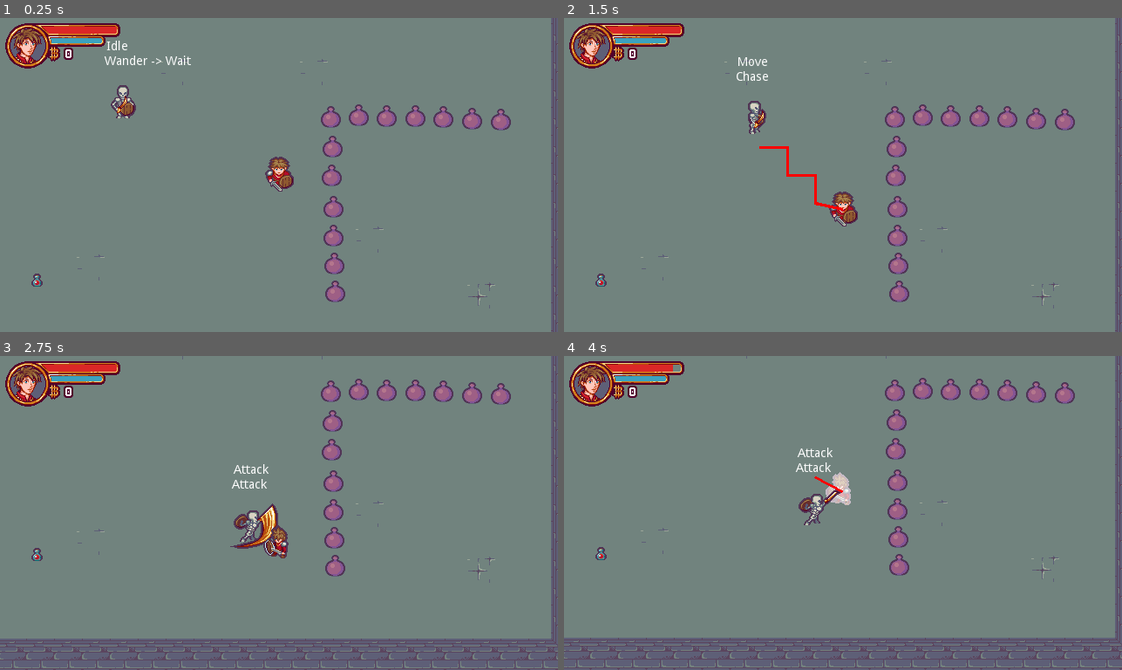
Above: before the commit, frames 1-4 (two rows, left to right).
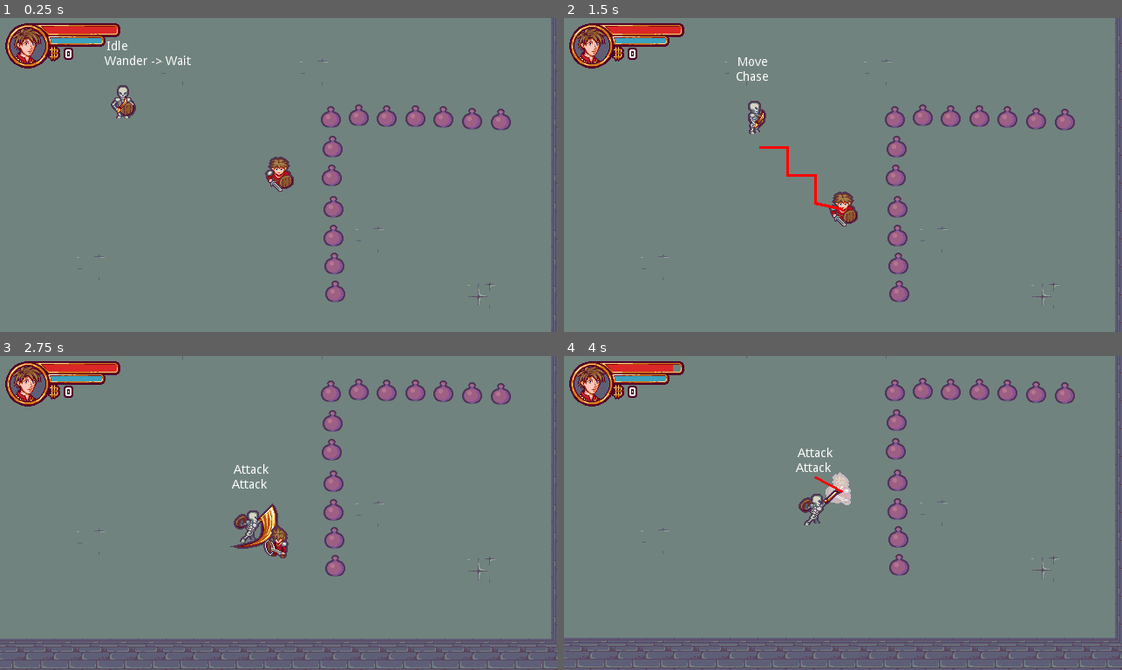
Above: after the commit, the same moments.

Repository: EvilYep/godot-rogue-like-tutorial
Game: Godot game, scene res://Scenes/Levels/Level.tscn
Two runs of this game, one before a commit and one after it. Both use one fixed random seed, a clock stepped at 60 frames per second and the inputs below.
Inputs:
- Up to frame 1 (0.25 s): no input
- Up to frame 2 (1.5 s): tap Enter (ui_accept) at 0.5, 0.77 s; hold Right (ui_right) 0.53-1.28 s; hold Ctrl (block) 0.53-1.28 s; hold Down (ui_down) from 1.28 s (still down); tap Ctrl (block) at 1.35 s
- Up to frame 3 (2.75 s): tap Enter (ui_accept) at 1.52 s; release Down (ui_down) at 2.03 s; hold Right (ui_right) from 2.03 s (still down); hold Ctrl (block) from 2.03 s (still down)
- Up to frame 4 (4 s): release Right (ui_right) at 2.78 s; release Ctrl (block) at 2.78 s; hold Up (ui_up) 2.78-3.53 s; tap Ctrl (block) at 2.85 s; tap Enter (ui_accept) at 3.02, 3.77 s; hold Left (ui_left) from 3.53 s (still down); hold Ctrl (block) from 3.53 s (still down)

The runs differ from the first frame. In frame 1, less than 0.1% of the frame differs, in the area x 5-8%, y 81-86%; in frame 2, less than 0.1%; in frame 3, less than 0.1%; in frame 4, less than 0.1%.

Commit message:
Inventory data structure and methods :bento:

Diff:
--- a/Scenes/Levels/Level.tscn
+++ b/Scenes/Levels/Level.tscn
@@ -15,10 +15,7 @@
 [ext_resource path="res://Scenes/Levels/Level.gd" type="Script" id=13]
 [ext_resource path="res://Scenes/Actors/ColorFlashShaderMaterial.tres" type="Material" id=14]
 [ext_resource path="res://Scenes/InteractiveObjects/Door.tscn" type="PackedScene" id=15]
-[ext_resource path="res://Scenes/InteractiveObjects/Item/Item.tscn" type="PackedScene" id=16]
-[ext_resource path="res://Scenes/InteractiveObjects/Item/ItemData.gd" type="Script" id=17]
-[ext_resource path="res://Scenes/InteractiveObjects/Item/Sprites/InventoryItemSpriteSheet.png" type="Texture" id=18]
-[ext_resource path="res://Scenes/InteractiveObjects/Item/Sprites/WorldItemsSpriteSheet.png" type="Texture" id=19]
+[ext_resource path="res://Scenes/UI/Inventory/Inventory.gd" type="Script" id=20]
 
 [sub_resource type="ConvexPolygonShape2D" id=2]
 points = PoolVector2Array( 32, 32, 0, 32, 0, 0, 32, 0 )
@@ -479,24 +476,6 @@
 shader_param/flash_color = Color( 1, 1, 1, 1 )
 shader_param/opacity = 0.0
 
-[sub_resource type="AtlasTexture" id=44]
-atlas = ExtResource( 18 )
-region = Rect2( 0, 0, 32, 32 )
-
-[sub_resource type="AtlasTexture" id=45]
-atlas = ExtResource( 19 )
-region = Rect2( 0, 0, 16, 16 )
-
-[sub_resource type="Resource" id=46]
-script = ExtResource( 17 )
-damage_type = 0
-damage = -10
-item_name = "Heal Potion"
-description = "A potion that heals for 10 HP"
-price = 10
-world_texture = SubResource( 45 )
-inventory_texture = SubResource( 44 )
-
 [node name="Level" type="YSort"]
 script = ExtResource( 13 )
 __meta__ = {
@@ -639,6 +618,11 @@
 "_edit_lock_": true
 }
 
+[node name="Inventory" type="Control" parent="UI_Container/UI"]
+margin_right = 40.0
+margin_bottom = 40.0
+script = ExtResource( 20 )
+
 [node name="ItemFactory" type="Node2D" parent="."]
 script = ExtResource( 11 )
 
@@ -648,7 +632,3 @@
 
 [node name="Door" parent="." instance=ExtResource( 15 )]
 position = Vector2( 480, 32 )
-
-[node name="Item" parent="." instance=ExtResource( 16 )]
-position = Vector2( 359, 442 )
-item_data = SubResource( 46 )
--- /dev/null
+++ b/Scenes/UI/Inventory/Inventory.gd
@@ -0,0 +1,66 @@
+extends Control
+
+class_name  Inventory
+
+var item_list : Array = []
+
+#### SUB-CLASS ####
+class ItemAmount:
+	var amount : int = 0
+	var item : ItemData = null
+
+	func _init(_amount : int, _item : ItemData) -> void:
+		amount = _amount
+		item = _item
+
+#### BUILT-IN ####
+
+func _ready() -> void:
+	var __ = EVENTS.connect("object_collected", self, "_on_object_collected")
+
+#### INPUT ####
+
+func _input(_event: InputEvent) -> void:
+	if Input.is_action_pressed("inventory"):
+		_print_inventory()
+
+#### LOGIC ####
+
+func _append_item(item : ItemData, amount : int = 1) -> void:
+	var item_amount_id = _find_item_id(item)
+	if item_amount_id == -1:
+		item_list.append(ItemAmount.new(amount, item))
+	else:
+		item_list[item_amount_id].amount += amount
+
+func _remove_item(item : ItemData, amount : int = 1) -> void:
+	var item_amount_id = _find_item_id(item)
+	if item_amount_id == -1:
+		push_error("%s could not be removed from the list. No ItemAmount corresponding was found" % item.item_name)
+	else:
+		item_list[item_amount_id].amount -= amount
+		if item_list[item_amount_id].amount <= 0:
+			item_list.remove(item_amount_id)
+
+func _print_inventory() -> void:
+	print("--- INVENTORY CONTENT ---")
+	print("")
+	for item_amount in item_list:
+		print(item_amount.item.item_name + " : " + String(item_amount.amount))
+	print("")
+	print("------")
+
+# Finds the position of the ItemAmount corresponding to the given item in the item_list
+# and returns its id. If no ItemAmount correspons, it returns -1
+func _find_item_id(item : ItemData) -> int:
+	for i in range(item_list.size()):
+		var item_amount = item_list[i]
+		if item_amount.item == item:
+			return i
+	return -1
+
+#### SIGNAL RESPONSES ####
+
+func _on_object_collected(obj : Object) -> void:
+	if obj is Item:
+		_append_item(obj.item_data)
--- a/project.godot
+++ b/project.godot
@@ -78,6 +78,11 @@
 "class": "GoToState",
 "language": "GDScript",
 "path": "res://Scenes/Actors/Enemy/BehaviourStates/GoToState.gd"
+}, {
+"base": "Control",
+"class": "Inventory",
+"language": "GDScript",
+"path": "res://Scenes/UI/Inventory/Inventory.gd"
 }, {
 "base": "Node2D",
 "class": "Item",
@@ -154,6 +159,7 @@
 "Enemy": "",
 "EnemyMoveState": "",
 "GoToState": "",
+"Inventory": "",
 "Item": "",
 "ItemData": "",
 "ItemDropWeight": "",
@@ -223,6 +229,11 @@
 "events": [ Object(InputEventKey,"resource_local_to_scene":false,"resource_name":"","device":0,"alt":false,"shift":false,"control":false,"meta":false,"command":false,"pressed":false,"scancode":0,"physical_scancode":16777238,"unicode":0,"echo":false,"script":null)
  ]
 }
+inventory={
+"deadzone": 0.5,
+"events": [ Object(InputEventKey,"resource_local_to_scene":false,"resource_name":"","device":0,"alt":false,"shift":false,"control":false,"meta":false,"command":false,"pressed":false,"scancode":73,"physical_scancode":0,"unicode":0,"echo":false,"script":null)
+ ]
+}
 
 [physics]
 
Not shown: 1 places in Scenes/Levels/Level.tscn that only renumber resources
